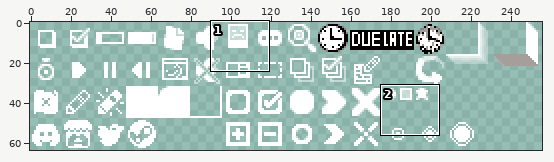
Two versions of one pixel-art file, assets/gui_icons.aseprite. The picture above shows the old version from afar; the outline marks the close-up.
Close-up. As it was:
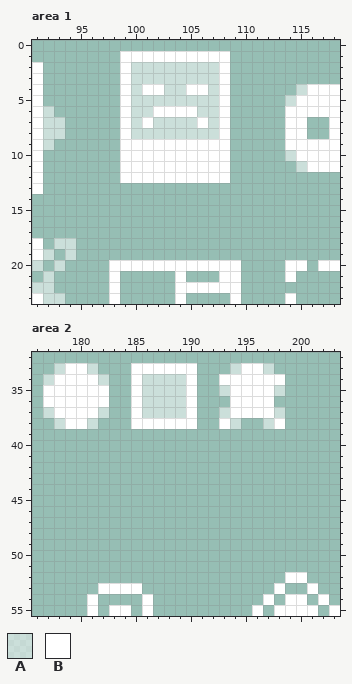
256x64 pixels, 1 frame. Colours within 5 levels of each other are drawn and written as one. Shown: area 1: x 91..118, y 0..23; area 2: x 176..203, y 32..55.
Palette (. is transparent): A #ffffff80  B #ffffff
Pixels before, area 1, first column x 91:
 1 ........BBBBBBBBBB..........
 2 B.......BAAAAAAAAB..........
 3 B.......BAAAAAAAAB..........
 4 B.......BABBAABBAB......ABBB
 5 B.......BAAAAAAAAB.....ABBBB
 6 BA......BAABBBBAAB.....BBBBB
 7 BAA.....BABAAAABAB.....BB..B
 8 BAA.....BAAAAAAAAB.....BB..B
 9 BA......BBBBBBBBBB.....BBBBB
10 B.......BBBBBBBBBB.....ABBBB
11 B.......BBBBBBBBBB......ABBB
12 B.......BBBBBBBBBB..........
13 B...........................
14 ............................
15 ............................
16 ............................
17 ............................
18 B.AA........................
19 BA.A........................
20 A.A....BBBBBBBBBBBB....BB.BB
21 .A.....B.....B...BB....B....
22 AA.....B.....BBBBBB.........
23 BAA....B.....B....B....B....
Pixels before, area 2, first column x 177:
33 .ABBA...BBBBBB...ABBA......
34 ABBBBA..BAAAAB..BBBBBB.....
35 BBBBBB..BAAAAB..ABBBBA.....
36 BBBBBB..BAAAAB...BBBB......
37 ABBBBA..BAAAAB..ABBBBA.....
38 .ABBA...BBBBBB..BA..AB.....
39 ...........................
40 ...........................
41 ...........................
42 ...........................
43 ...........................
44 ...........................
45 ...........................
46 ...........................
47 ...........................
48 ...........................
49 ...........................
50 ...........................
51 ...........................
52 ......................BB...
53 .....BBBB............B..B..
54 ....B....B..........B.BB.B.
55 ....B.BB.B.........B.BBBB.B
And afterwards:
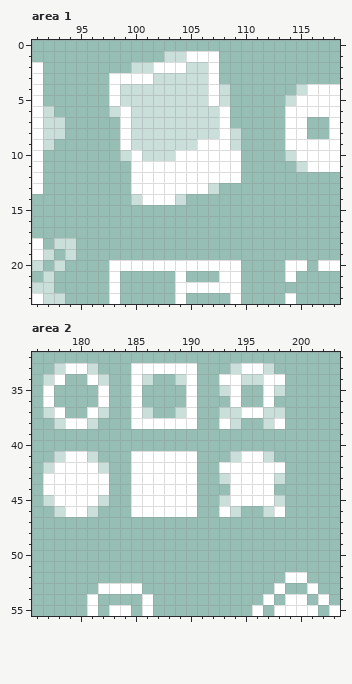
Edits made:
Area 1:
Colour A now appears in row 6 at x 98; in rows 8 to 9 at x 109; in row 13 at x 107; in row 14 at x 100 and 104.
The author changed colour B to colour A in row 1 at x 103 to 104; in row 4 at x 99, 101 to 102, 105 to 106 and 108; in row 5 at x 99 and 108; in row 6 at x 102 to 105; in row 7 at x 101 and 106; in row 9 at x 100 to 105.
The author changed colour B to colour A in row 10 at x 99 and 101 to 103.
Colour B now appears in rows 3 to 5 at x 98; in rows 10 to 12 at x 109; in row 13 at x 100 to 106; in row 14 at x 101 to 103.
The author changed colour A to colour B in row 2 at x 102 to 104 and 107; in row 3 at x 100 to 101 and 107; in rows 4 to 5 at x 107.
The author cleared colour B in row 1 at x 99 to 102 and 108; in row 2 at x 99 and 108; in row 3 at x 108; in rows 11 to 12 at x 99.
Area 2:
Colour A now appears in row 41 at x 178, 181, 194 and 197; in row 42 at x 177 and 182; in row 43 at x 193 and 198; in row 45 at x 177, 182, 193 and 198; in row 46 at x 178, 181, 194 and 197.
The author changed colour B to colour A in row 34 at x 195 to 196; in row 37 at x 194 and 197.
Colour B now appears in row 41 at x 179 to 180, 185 to 190 and 195 to 196; in row 42 at x 178 to 181, 185 to 190 and 193 to 198; in rows 43 to 44 at x 177 to 182, 185 to 190 and 194 to 197; in row 45 at x 178 to 181, 185 to 190 and 194 to 197; in row 46 at x 179 to 180, 185 to 190, 193 and 198.
The author cleared colour A in row 34 at x 187 to 188; in rows 35 to 36 at x 186 to 189; in row 37 at x 187 to 188.
The author cleared colour B in row 34 at x 179 to 180; in rows 35 to 36 at x 178 to 181 and 195 to 196; in row 37 at x 179 to 180.
